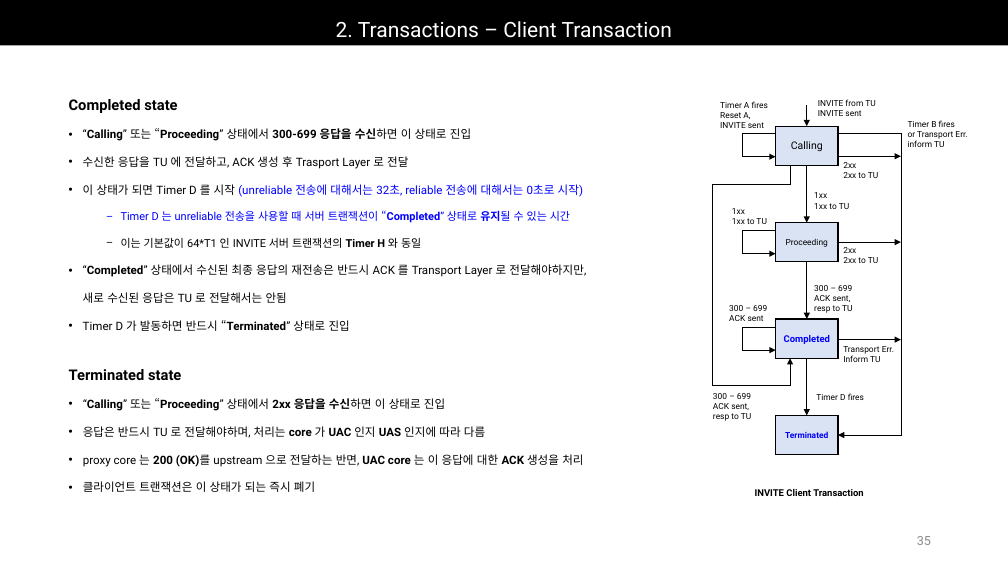
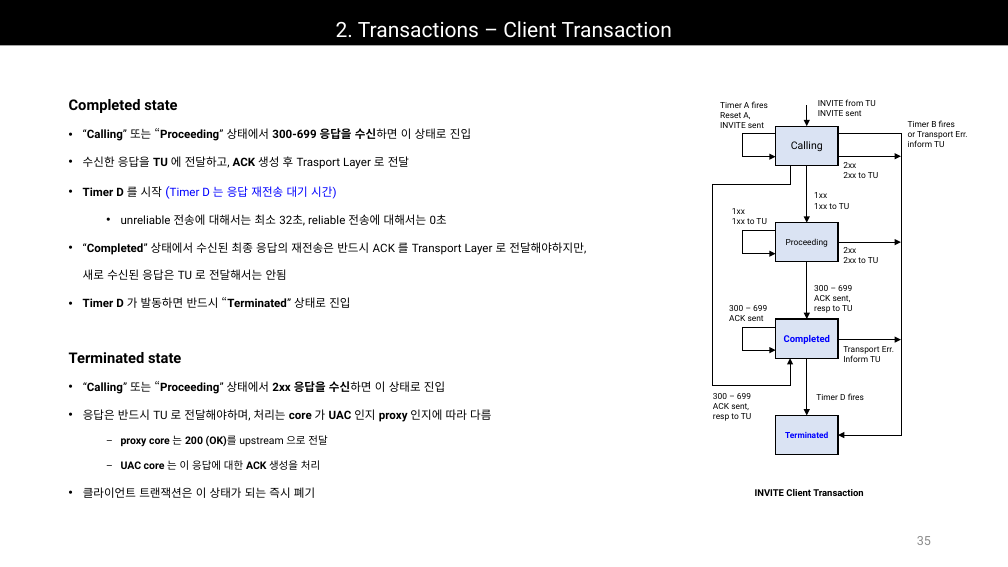
Before and after one commit to Epsilonely/SIP-Survey, a slide deck: slide 35 of 세미나 3차.pptx. Drawn at 1008x567 pixels with LibreOffice and Linux fonts; fonts in the diff are those of the drawing. Boxes give left, top, right and bottom in pixels: in the first picture for what was removed or moved away, otherwise in the second. Text is boxed around its words. In the diff, an @@ line names an element or a change of style, - is before the commit and + after.

```diff
--- a/세미나 3차.pptx
+++ b/세미나 3차.pptx
@@ text at box(83, 156, 409, 308): bold on in "TU ACK", "Timer D" @@
@@ text at box(83, 186, 447, 226): text changed; size 10.5 to 11 pt; text colour #0000FF to #000000 @@
-• 이 상태가 되면 Timer D 를 시작 (unreliable 전송에 대해서는 32초, reliable 전송에 대해서는 0초로 시작)
-  − Timer D 는 unreliable 전송을 사용할 때 서버 트랜잭션이 “Completed” 상태로 유지될 수 있는 시간
-  − 이는 기본값이 64*T1 인 INVITE 서버 트랜잭션의 Timer H 와 동일
+• Timer D 를 시작 (Timer D 는 응답 재전송 대기 시간)
+  • unreliable 전송에 대해서는 최소 32초, reliable 전송에 대해서는 0초
@@ text "Terminated state": place and size @@
-text "Terminated state" at box(69, 369, 583, 492)
+text "Terminated state" at box(69, 352, 491, 498)
@@ text at box(83, 409, 491, 470): text changed; size 11 to 10 pt @@
-• 응답은 반드시 TU 로 전달해야하며, 처리는 core 가 UAC 인지 UAS 인지에 따라 다름
-• proxy core 는 200 (OK)를 upstream 으로 전달하는 반면, UAC core 는 이 응답에 대한 ACK 생성을 처리
+• 응답은 반드시 TU 로 전달해야하며, 처리는 core 가 UAC 인지 proxy 인지에 따라 다름
+  − proxy core 는 200 (OK)를 upstream 으로 전달
+  − UAC core 는 이 응답에 대한 ACK 생성을 처리
```
Also in this commit, not shown: 8 other slides changed, 2 slides removed, 1 other file.
